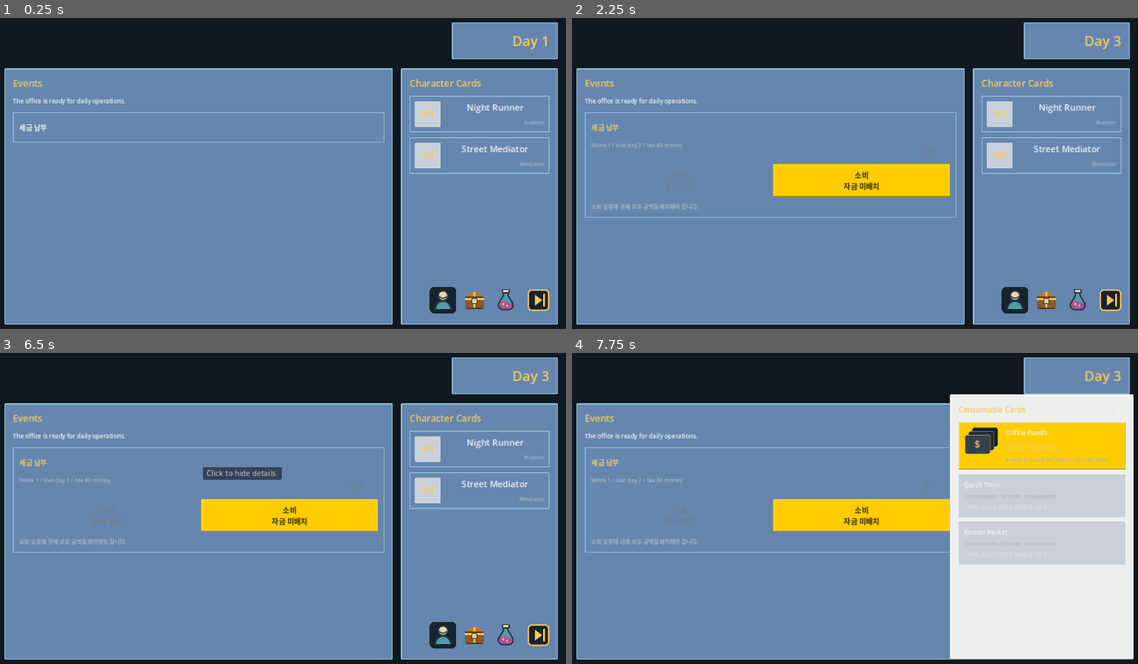
Above: before the commit, frames 1-4 (two rows, left to right).
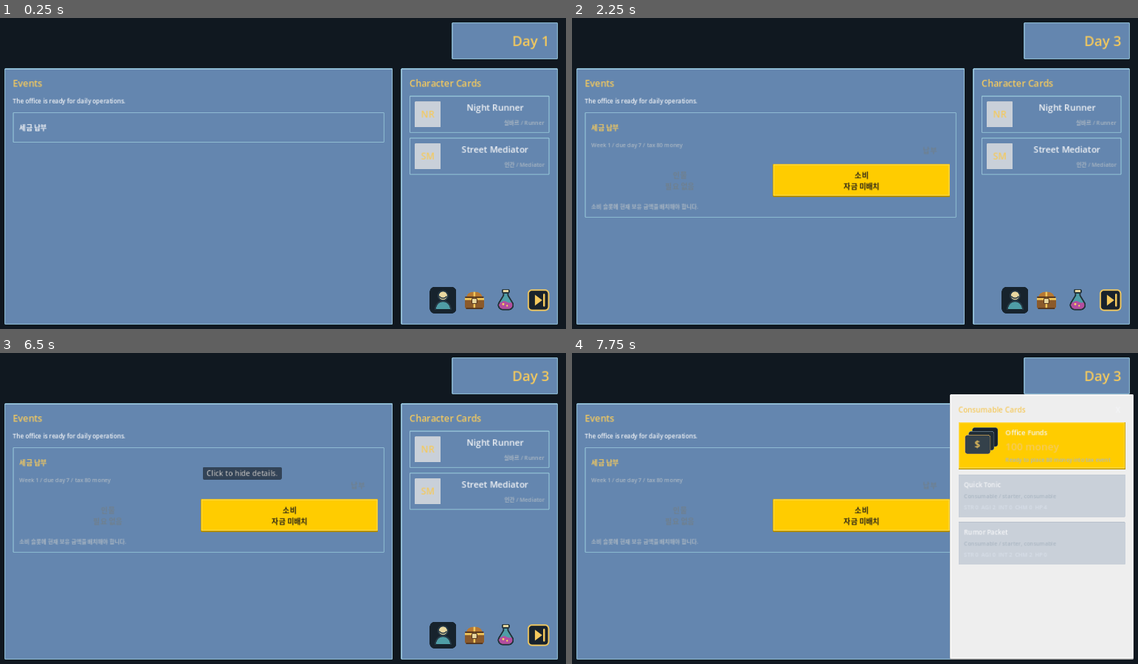
Above: after the commit, the same moments.

Repository: YOONRY/city_of_star
Game: Godot game, scene res://scenes/main/main.tscn
The game is run twice, just before and just after one commit, with the same random seed, the same clock (stepped at 60 frames per second) and the same inputs.
Inputs (mouse positions are in pixels of both pictures, inside the frame that each line leads up to):
- Up to frame 1 (0.25 s): no input
- Up to frame 2 (2.25 s): click (1109, 301) at 0.5 s; click (1109, 301) at 1.25 s; click "세금 납부" at 2 s
- Up to frame 3 (6.5 s): click "소비 자금 미배치" at 2.75 s; click (441, 636) at 3.5 s; click (475, 636) at 4.25 s; click (503, 636) at 5 s; click "세금 납부" at 5.75 s
- Up to frame 4 (7.75 s): click "소비 자금 미배치" at 6.5 s; click (1013, 636) at 7.25 s

The runs differ from the first frame. In frame 1, 0.5% of the frame differs, in the area x 72-98%, y 29-51%; in frame 2, 0.5%; in frame 3, 0.5%; in frame 4, nothing differs.

Commit message:
Add character species growth system

Diff:
--- a/data/cards/clinic_fixer.tres
+++ b/data/cards/clinic_fixer.tres
@@ -28,5 +28,6 @@
 growth = SubResource("Resource_growth")
 skill_ids = PackedStringArray("first_aid", "stabilize")
 weekly_wage = 24
+species = &"varga"
 job = &"Medic"
 tags = PackedStringArray("hireable", "character")
--- a/data/cards/ledger_savant.tres
+++ b/data/cards/ledger_savant.tres
@@ -28,5 +28,6 @@
 growth = SubResource("Resource_growth")
 skill_ids = PackedStringArray("audit", "forecast")
 weekly_wage = 22
+species = &"eidor"
 job = &"Analyst"
 tags = PackedStringArray("hireable", "character")
--- a/data/cards/night_runner.tres
+++ b/data/cards/night_runner.tres
@@ -28,5 +28,6 @@
 growth = SubResource("Resource_growth")
 skill_ids = PackedStringArray("scout")
 weekly_wage = 16
+species = &"silvar"
 job = &"Runner"
 tags = PackedStringArray("starter", "character")
--- a/data/cards/street_mediator.tres
+++ b/data/cards/street_mediator.tres
@@ -28,5 +28,6 @@
 growth = SubResource("Resource_growth")
 skill_ids = PackedStringArray("negotiate")
 weekly_wage = 18
+species = &"human"
 job = &"Mediator"
 tags = PackedStringArray("starter", "character")
--- /dev/null
+++ b/data/species/eidor.tres
@@ -0,0 +1,20 @@
+[gd_resource type="Resource" script_class="SpeciesDefinition" load_steps=3 format=3]
+
+[ext_resource type="Script" path="res://scripts/core/species_definition.gd" id="1_species"]
+[ext_resource type="Script" path="res://scripts/core/stat_block.gd" id="2_stats"]
+
+[sub_resource type="Resource" id="Resource_growth"]
+script = ExtResource("2_stats")
+strength = 100
+agility = 100
+intelligence = 100
+charm = 100
+health = 100
+
+[resource]
+script = ExtResource("1_species")
+id = &"eidor"
+display_name = "에이도르"
+description = "마력이 강한 마도구가 자아를 깨우치며 나타난 존재들입니다. 영혼체로 주변 사물을 장악해 자신의 육신으로 만들어 사용합니다."
+growth = SubResource("Resource_growth")
+skill_ids = PackedStringArray("마도구 장악")
--- /dev/null
+++ b/data/species/human.tres
@@ -0,0 +1,20 @@
+[gd_resource type="Resource" script_class="SpeciesDefinition" load_steps=3 format=3]
+
+[ext_resource type="Script" path="res://scripts/core/species_definition.gd" id="1_species"]
+[ext_resource type="Script" path="res://scripts/core/stat_block.gd" id="2_stats"]
+
+[sub_resource type="Resource" id="Resource_growth"]
+script = ExtResource("2_stats")
+strength = 100
+agility = 100
+intelligence = 100
+charm = 100
+health = 100
+
+[resource]
+script = ExtResource("1_species")
+id = &"human"
+display_name = "인간"
+description = "도시에서 가장 보편적인 종족입니다. 모든 성장치가 고르게 안정되어 있습니다."
+growth = SubResource("Resource_growth")
+skill_ids = PackedStringArray("적응력")
--- /dev/null
+++ b/data/species/silvar.tres
@@ -0,0 +1,20 @@
+[gd_resource type="Resource" script_class="SpeciesDefinition" load_steps=3 format=3]
+
+[ext_resource type="Script" path="res://scripts/core/species_definition.gd" id="1_species"]
+[ext_resource type="Script" path="res://scripts/core/stat_block.gd" id="2_stats"]
+
+[sub_resource type="Resource" id="Resource_growth"]
+script = ExtResource("2_stats")
+strength = 100
+agility = 100
+intelligence = 100
+charm = 100
+health = 100
+
+[resource]
+script = ExtResource("1_species")
+id = &"silvar"
+display_name = "실바르"
+description = "동물의 특징이 인간에 나타난 모습으로 흔히 수인이라고도 불립니다. 오래전부터 야생신을 섬기던 인간들로 자연과의 친화력이 뛰어나며 민첩합니다."
+growth = SubResource("Resource_growth")
+skill_ids = PackedStringArray("야생 친화")
--- /dev/null
+++ b/data/species/varga.tres
@@ -0,0 +1,20 @@
+[gd_resource type="Resource" script_class="SpeciesDefinition" load_steps=3 format=3]
+
+[ext_resource type="Script" path="res://scripts/core/species_definition.gd" id="1_species"]
+[ext_resource type="Script" path="res://scripts/core/stat_block.gd" id="2_stats"]
+
+[sub_resource type="Resource" id="Resource_growth"]
+script = ExtResource("2_stats")
+strength = 100
+agility = 100
+intelligence = 100
+charm = 100
+health = 100
+
+[resource]
+script = ExtResource("1_species")
+id = &"varga"
+display_name = "바르가"
+description = "악마의 노예였다가 해방된 인간들입니다. 인간과 외관상 큰 차이는 없으나 덩치가 크고, 악마에 의한 타락 때문에 정신이 붕괴되었던 여파로 종족 단위의 광증에 시달립니다."
+growth = SubResource("Resource_growth")
+skill_ids = PackedStringArray("해방자의 광증")
--- a/scripts/autoloads/content_catalog.gd
+++ b/scripts/autoloads/content_catalog.gd
@@ -5,13 +5,17 @@
 
 const CARD_DIRECTORY := "res://data/cards"
 const JOB_DIRECTORY := "res://data/jobs"
+const SPECIES_DIRECTORY := "res://data/species"
 const REQUEST_DIRECTORY := "res://data/requests"
+const SPECIES_SCRIPT := preload("res://scripts/core/species_definition.gd")
 
 var cards: Array[CardDefinition] = []
 var jobs: Array[JobDefinition] = []
+var species: Array[Resource] = []
 var requests: Array[RequestDefinition] = []
 var cards_by_id: Dictionary = {}
 var jobs_by_id: Dictionary = {}
+var species_by_id: Dictionary = {}
 var requests_by_id: Dictionary = {}
 
 func _ready() -> void:
@@ -20,6 +24,7 @@
 
 func reload() -> void:
 	_load_jobs()
+	_load_species()
 	_load_cards()
 	_load_requests()
 	catalog_reloaded.emit()
@@ -37,12 +42,24 @@
 	return jobs_by_id.get(id, null) as JobDefinition
 
 
+func get_species(id: StringName):
+	return species_by_id.get(id, null)
+
+
 func get_job_growth(id: StringName) -> StatBlock:
 	var job := get_job(id)
 	if job == null or job.growth == null:
 		return StatBlock.new()
 
 	return job.growth.clone()
+
+
+func get_species_growth(id: StringName) -> StatBlock:
+	var definition = get_species(id)
+	if definition == null or definition.growth == null:
+		return StatBlock.new()
+
+	return definition.growth.clone()
 
 
 func _load_cards() -> void:
@@ -67,6 +84,17 @@
 			jobs.append(job)
 			if not String(job.id).is_empty():
 				jobs_by_id[job.id] = job
+
+
+func _load_species() -> void:
+	species.clear()
+	species_by_id.clear()
+
+	for resource in _load_resource_files(SPECIES_DIRECTORY):
+		if resource != null and resource.get_script() == SPECIES_SCRIPT:
+			species.append(resource)
+			if not String(resource.id).is_empty():
+				species_by_id[resource.id] = resource
 
 
 func _load_requests() -> void:
--- a/scripts/autoloads/game_state.gd
+++ b/scripts/autoloads/game_state.gd
@@ -185,6 +185,7 @@
 	if character.growth != null:
 		growth.add(character.growth)
 
+	growth.add(ContentCatalog.get_species_growth(character.species))
 	growth.add(ContentCatalog.get_job_growth(character.job))
 	return growth
 
--- a/scripts/cards/card_definition.gd
+++ b/scripts/cards/card_definition.gd
@@ -8,6 +8,7 @@
 @export var growth: StatBlock = StatBlock.new()
 @export var skill_ids: PackedStringArray = []
 @export var weekly_wage: int = 0
+@export var species: StringName
 @export var job: StringName
 @export var tags: PackedStringArray = []
 
--- /dev/null
+++ b/scripts/core/species_definition.gd
@@ -0,0 +1,14 @@
+extends Resource
+class_name SpeciesDefinition
+
+@export var id: StringName
+@export var display_name: String = ""
+@export_multiline var description: String = ""
+@export var growth: StatBlock = StatBlock.new()
+@export var skill_ids: PackedStringArray = []
+
+func label() -> String:
+	if display_name.is_empty():
+		return String(id)
+
+	return display_name
--- a/scripts/ui/main_screen.gd
+++ b/scripts/ui/main_screen.gd
@@ -112,7 +112,7 @@
 	event_list.size_flags_horizontal = Control.SIZE_EXPAND_FILL
 	event_scroll.add_child(event_list)
 
-	character_detail_popup = _make_panel(Color("#121B24"), Color("#38556A"))
+	character_detail_popup = _make_panel(Color("#121B24"), Color("#2F4659"))
 	character_detail_popup.set_anchors_preset(Control.PRESET_FULL_RECT)
 	character_detail_popup.offset_left = 28
 	character_detail_popup.offset_top = 28
@@ -450,7 +450,7 @@
 	summary_spacer.size_flags_vertical = Control.SIZE_EXPAND_FILL
 	summary.add_child(summary_spacer)
 
-	var job_label := _make_label(_character_job(card), 12)
+	var job_label := _make_label("%s / %s" % [_character_species(card), _character_job(card)], 12)
 	job_label.horizontal_alignment = HORIZONTAL_ALIGNMENT_RIGHT
 	job_label.add_theme_color_override("font_color", Color("#AAB6C2"))
 	summary.add_child(job_label)
@@ -479,7 +479,7 @@
 	var detail := TabContainer.new()
 	detail.size_flags_horizontal = Control.SIZE_EXPAND_FILL
 	detail.size_flags_vertical = Control.SIZE_EXPAND_FILL
-	detail.add_theme_stylebox_override("panel", _make_pixel_style(PIXEL_PANEL_INLAY_TEXTURE, 8, 12))
+	detail.add_theme_stylebox_override("panel", _make_pixel_style(PIXEL_PANEL_TEXTURE, 8, 12))
 	detail.add_theme_stylebox_override("tab_selected", _make_pixel_style(PIXEL_BUTTON_ACCENT_TEXTURE, 8, 8))
 	detail.add_theme_stylebox_override("tab_unselected", _make_pixel_style(PIXEL_BUTTON_TEXTURE, 8, 8))
 	detail.add_theme_color_override("font_selected_color", Color("#2B2617"))
@@ -502,6 +502,7 @@
 	info.add_theme_constant_override("v_separation", 6)
 	tab.add_child(info)
 
+	_add_metric(info, "Species").text = _character_species(card)
 	_add_metric(info, "Job").text = _character_job(card)
 	_add_metric(info, "Level").text = str(GameState.get_character_level(card))
 
@@ -548,6 +549,15 @@
 	skill_label.add_theme_color_override("font_color", Color("#AAB6C2"))
 	skill_label.autowrap_mode = TextServer.AUTOWRAP_WORD_SMART
 	tab.add_child(skill_label)
+
+	var species_skill_title := _make_label("Species Skills", 13)
+	species_skill_title.add_theme_color_override("font_color", Color("#F4C95D"))
+	tab.add_child(species_skill_title)
+
+	var species_skill_label := _make_label(_format_string_array(_species_skills(card), "None"), 12)
+	species_skill_label.add_theme_color_override("font_color", Color("#AAB6C2"))
+	species_skill_label.autowrap_mode = TextServer.AUTOWRAP_WORD_SMART
+	tab.add_child(species_skill_label)
 
 	var tag_title := _make_label("Tags", 13)
 	tag_title.add_theme_color_override("font_color", Color("#F4C95D"))
@@ -599,22 +609,24 @@
 	if card.growth != null:
 		character_growth = card.growth.clone()
 
+	var species_growth := ContentCatalog.get_species_growth(card.species)
 	var job_growth := ContentCatalog.get_job_growth(card.job)
 	var total_growth := GameState.get_character_growth(card)
 	var level_gain := GameState.get_character_level_up_gain(card)
 
-	section.add_child(_make_growth_label("STR", character_growth.strength, job_growth.strength, total_growth.strength, level_gain.strength))
-	section.add_child(_make_growth_label("AGI", character_growth.agility, job_growth.agility, total_growth.agility, level_gain.agility))
-	section.add_child(_make_growth_label("INT", character_growth.intelligence, job_growth.intelligence, total_growth.intelligence, level_gain.intelligence))
-	section.add_child(_make_growth_label("CHM", character_growth.charm, job_growth.charm, total_growth.charm, level_gain.charm))
-	section.add_child(_make_growth_label("HP", character_growth.health, job_growth.health, total_growth.health, level_gain.health))
+	section.add_child(_make_growth_label("STR", character_growth.strength, species_growth.strength, job_growth.strength, total_growth.strength, level_gain.strength))
+	section.add_child(_make_growth_label("AGI", character_growth.agility, species_growth.agility, job_growth.agility, total_growth.agility, level_gain.agility))
+	section.add_child(_make_growth_label("INT", character_growth.intelligence, species_growth.intelligence, job_growth.intelligence, total_growth.intelligence, level_gain.intelligence))
+	section.add_child(_make_growth_label("CHM", character_growth.charm, species_growth.charm, job_growth.charm, total_growth.charm, level_gain.charm))
+	section.add_child(_make_growth_label("HP", character_growth.health, species_growth.health, job_growth.health, total_growth.health, level_gain.health))
 	return section
 
 
-func _make_growth_label(stat_name: String, character_growth: int, job_growth: int, total_growth: int, level_gain: int) -> Label:
-	var label := _make_label("%s %s + %s = %s  (+%s)" % [
+func _make_growth_label(stat_name: String, character_growth: int, species_growth: int, job_growth: int, total_growth: int, level_gain: int) -> Label:
+	var label := _make_label("%s Personal %s + Species %s + Job %s = %s  (+%s)" % [
 		stat_name,
 		character_growth,
+		species_growth,
 		job_growth,
 		total_growth,
 		level_gain,
@@ -695,7 +707,7 @@
 	name_label.text_overrun_behavior = TextServer.OVERRUN_TRIM_ELLIPSIS
 	summary.add_child(name_label)
 
-	var job_label := _make_label(_character_job(card), 12)
+	var job_label := _make_label("%s / %s" % [_character_species(card), _character_job(card)], 12)
 	job_label.add_theme_color_override("font_color", Color("#AAB6C2"))
 	summary.add_child(job_label)
 
@@ -1116,7 +1128,7 @@
 	name_label.autowrap_mode = TextServer.AUTOWRAP_WORD_SMART
 	summary_text.add_child(name_label)
 
-	var job_label := _make_label(_character_job(card), 14)
+	var job_label := _make_label("%s / %s" % [_character_species(card), _character_job(card)], 14)
 	job_label.add_theme_color_override("font_color", Color("#AAB6C2"))
 	summary_text.add_child(job_label)
 
@@ -1305,8 +1317,10 @@
 	var parts: PackedStringArray = []
 
 	if card.is_character():
+		if not String(card.species).is_empty():
+			parts.append(_character_species(card))
 		if not String(card.job).is_empty():
-			parts.append(String(card.job))
+			parts.append(_character_job(card))
 		if card.weekly_wage > 0:
 			parts.append("Wage %s" % card.weekly_wage)
 	else:
@@ -1329,7 +1343,30 @@
 	if String(card.job).is_empty():
 		return "Unassigned"
 
-	return String(card.job)
+	var job := ContentCatalog.get_job(card.job)
+	if job == null:
+		return String(card.job)
+
+	return job.label()
+
+
+func _character_species(card: CardDefinition) -> String:
+	if String(card.species).is_empty():
+		return "Unassigned"
+
+	var species: Variant = ContentCatalog.get_species(card.species)
+	if species == null:
+		return String(card.species)
+
+	return species.label()
+
+
+func _species_skills(card: CardDefinition) -> PackedStringArray:
+	var species: Variant = ContentCatalog.get_species(card.species)
+	if species == null:
+		return PackedStringArray()
+
+	return species.skill_ids
 
 
 func _card_initials(card: CardDefinition) -> String:
